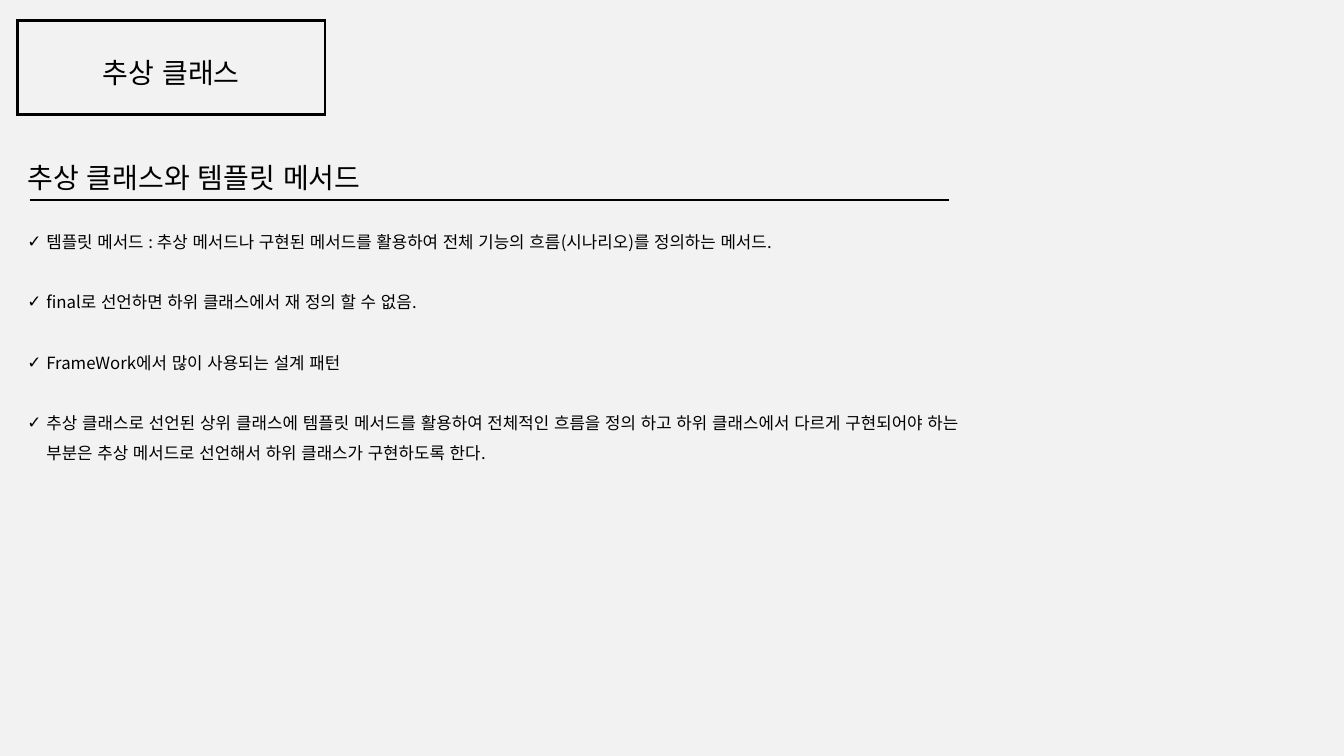
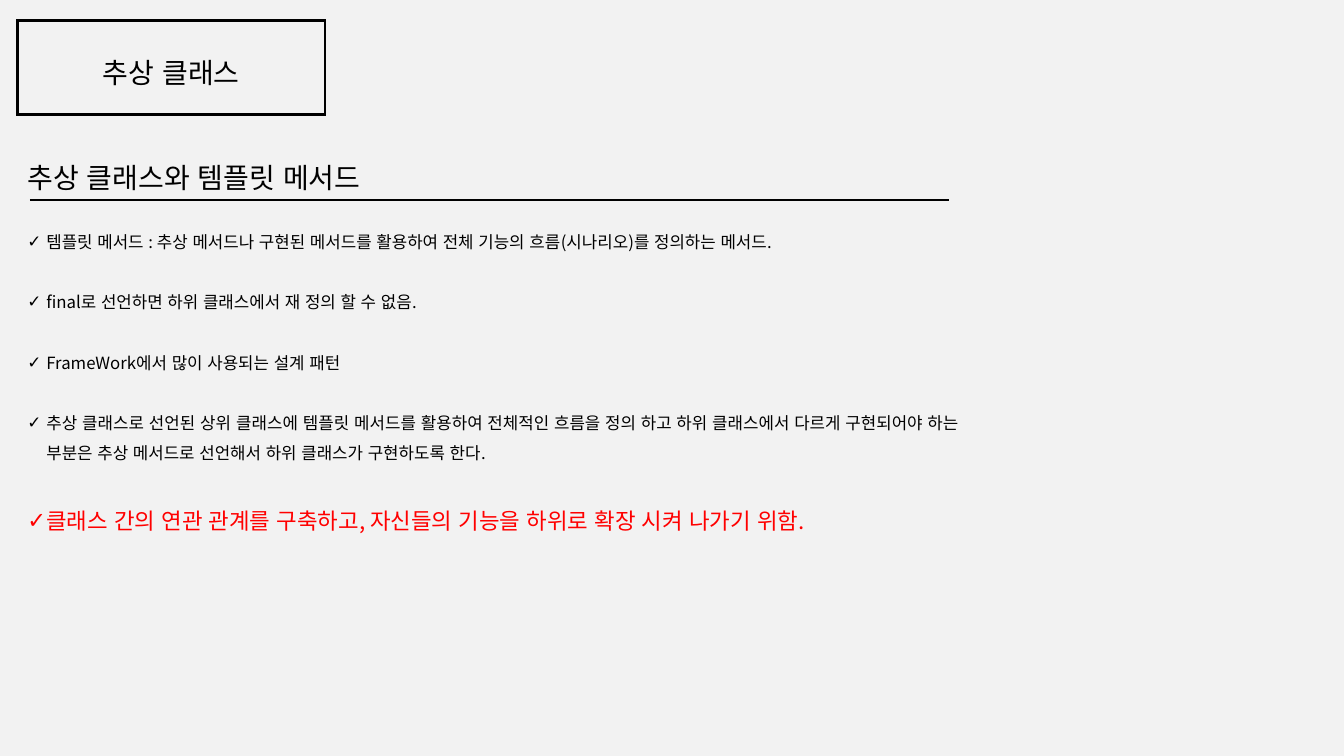
Before and after one commit to kmj-mkes/class_data_ex, a slide deck: slide 7 of 10) 추상클래스.pptx. Drawn at 1344x756 pixels with LibreOffice and Linux fonts; fonts in the diff are those of the drawing. Boxes give left, top, right and bottom in pixels: in the first picture for what was removed or moved away, otherwise in the second. Text is boxed around its words. In the diff, an @@ line names an element or a change of style, - is before the commit and + after.

```diff
--- a/10) 추상클래스.pptx
+++ b/10) 추상클래스.pptx
@@ text at <box>46,510,805,533</box>: paragraph added @@
+✓ 클래스 간의 연관 관계를 구축하고, 자신들의 기능을 하위로 확장 시켜 나가기 위함.
```
Also in this commit, not shown: 1 other slide changed, 2 other files.
